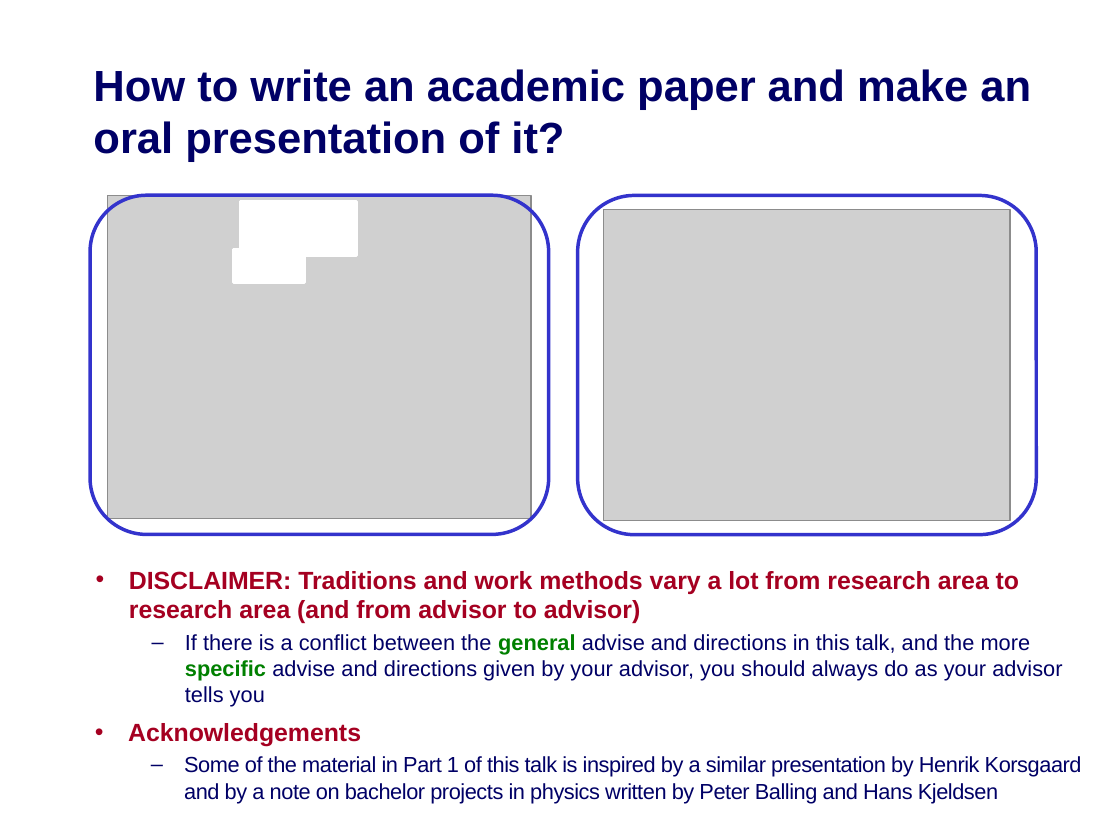
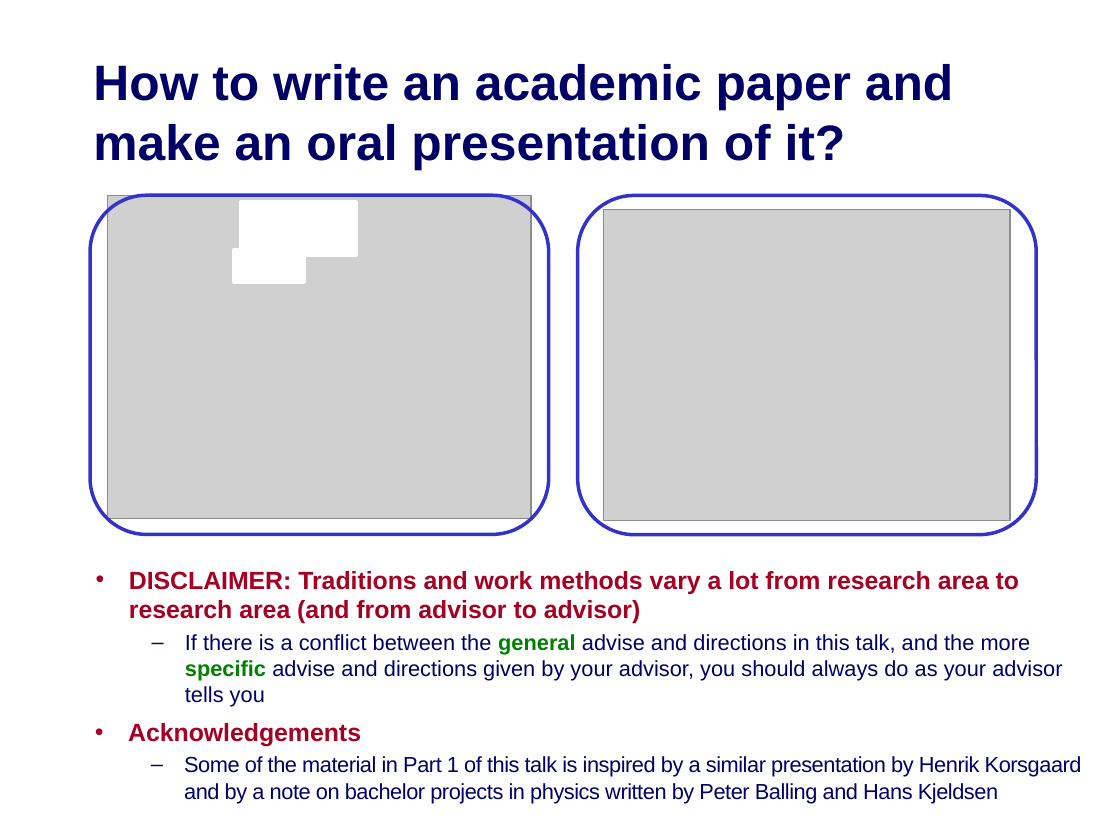
Before and after one commit to IntProgAU/Materiale, a slide deck: slide 1 of web/b25/2 Academic Writing and Oral Presentation.pptx. Drawn at 1120x840 pixels with LibreOffice and Linux fonts; fonts in the diff are those of the drawing; grey boxes stand for pictures. Boxes give left, top, right and bottom in pixels: in the first picture for what was removed or moved away, otherwise in the second. Text is boxed around its words. In the diff, an @@ line names an element or a change of style, - is before the commit and + after.

```diff
--- a/web/b25/2 Academic Writing and Oral Presentation.pptx
+++ b/web/b25/2 Academic Writing and Oral Presentation.pptx
@@ text "How to write an academic ..." at box(93, 64, 953, 170): size 28 to 32 pt @@
```
Also in this commit, not shown: 7 other slides changed.
